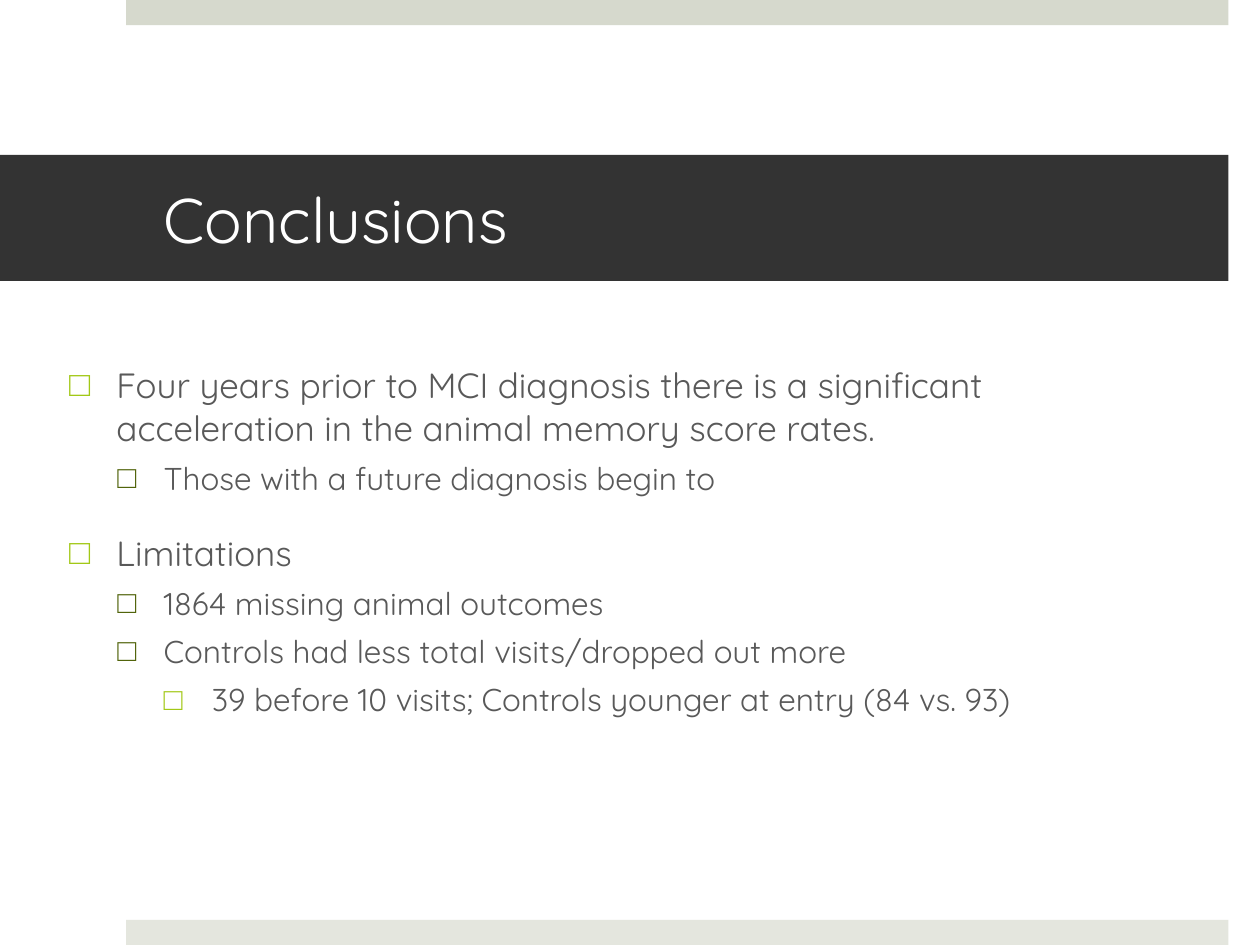
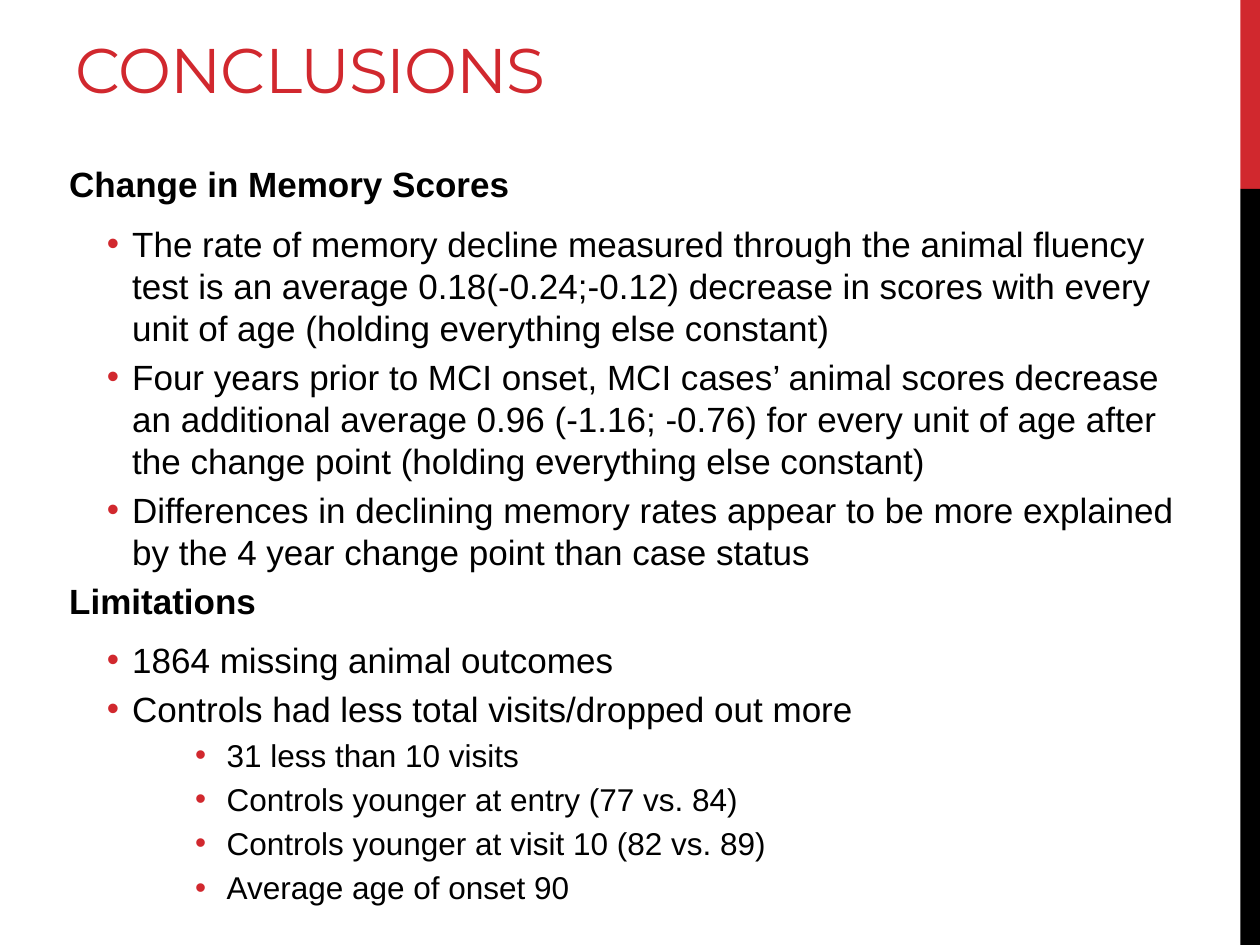
Before and after one commit to Delgoulding/Biostat-Projects, a slide deck: slide 7 of Project3/Reports/Project 3 Presentation.pptx. Drawn at 1260x945 pixels with LibreOffice and Linux fonts; fonts in the diff are those of the drawing. Boxes give left, top, right and bottom in pixels: in the first picture for what was removed or moved away, otherwise in the second. Text is boxed around its words. In the diff, an @@ line names an element or a change of style, - is before the commit and + after.

```diff
--- a/Project3/Reports/Project 3 Presentation.pptx
+++ b/Project3/Reports/Project 3 Presentation.pptx
@@ title "CONCLUSIONS": place and size @@
-title "CONCLUSIONS" at (0,155,1228,281)
+title "CONCLUSIONS" at (76,48,546,94)
@@ title "CONCLUSIONS" at (76,48,546,94): vertical alignment middle to bottom; fill #333333 to none @@
@@ rectangle removed at (126,0,1228,25) @@
@@ rectangle added at (1240,0,1260,189), fill #D1282E @@
@@ title at (76,48,546,94): text changed; font Quicksand to Montserrat; text colour #FFFFFF to #D1282E @@
-Conclusions
+CONCLUSIONS
@@ text "Change in Memory Scores": place and size @@
-text "Change in Memory Scores" at (116,372,1011,718)
+text "Change in Memory Scores" at (69,171,1173,905)
@@ text at (69,171,1173,571): text changed; font Quicksand to Arial; text colour #595959 to #000000 @@
-□ Four years prior to MCI diagnosis there is a significant acceleration in the animal memory score rates.
-  □ Those with a future diagnosis begin to
+Change in Memory Scores
+  • The rate of memory decline measured through the animal fluency test is an average 0.18(-0.24;-0.12) decrease in scores with every unit of age (holding everything else constant)
+  • Four years prior to MCI onset, MCI cases’ animal scores decrease an additional average 0.96 (-1.16; -0.76) for every unit of age after the change point (holding everything else constant)
+  • Differences in declining memory rates appear to be more explained by the 4 year change point than case status
@@ rectangle added at (1240,189,1260,945), fill #000000 @@
@@ text at (69,588,853,729): font Quicksand to Arial, text colour #595959 to #000000 in "Limitations", "1864 missing animal outcomes", "Controls had less total visits/dropped out more"; bold on in "Limitations"; size 18 to 20 pt in "1864 missing animal outcomes", "Controls had less total visits/dropped out more"; bullet □ to none; less space between paragraphs; bullet □ to •; bullet colour #51640B to #D1282E @@
@@ text at (227,744,766,905): text changed; font Quicksand to Arial; text colour #595959 to #000000 @@
-    □ 39 before 10 visits; Controls younger at entry (84 vs. 93)
+    • 31 less than 10 visits
+    • Controls younger at entry (77 vs. 84)
+    • Controls younger at visit 10 (82 vs. 89)
+    • Average age of onset 90
@@ rectangle removed at (126,920,1228,945) @@
```
Also in this commit, not shown: 6 other slides changed, 5 other files.
